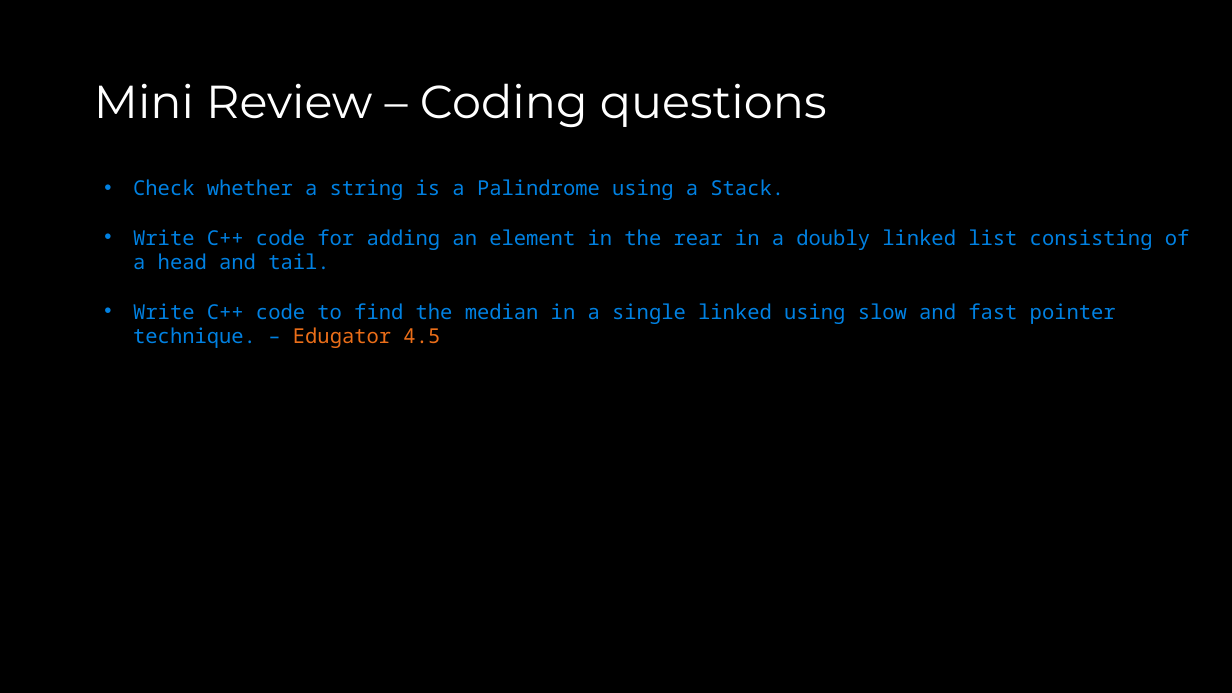
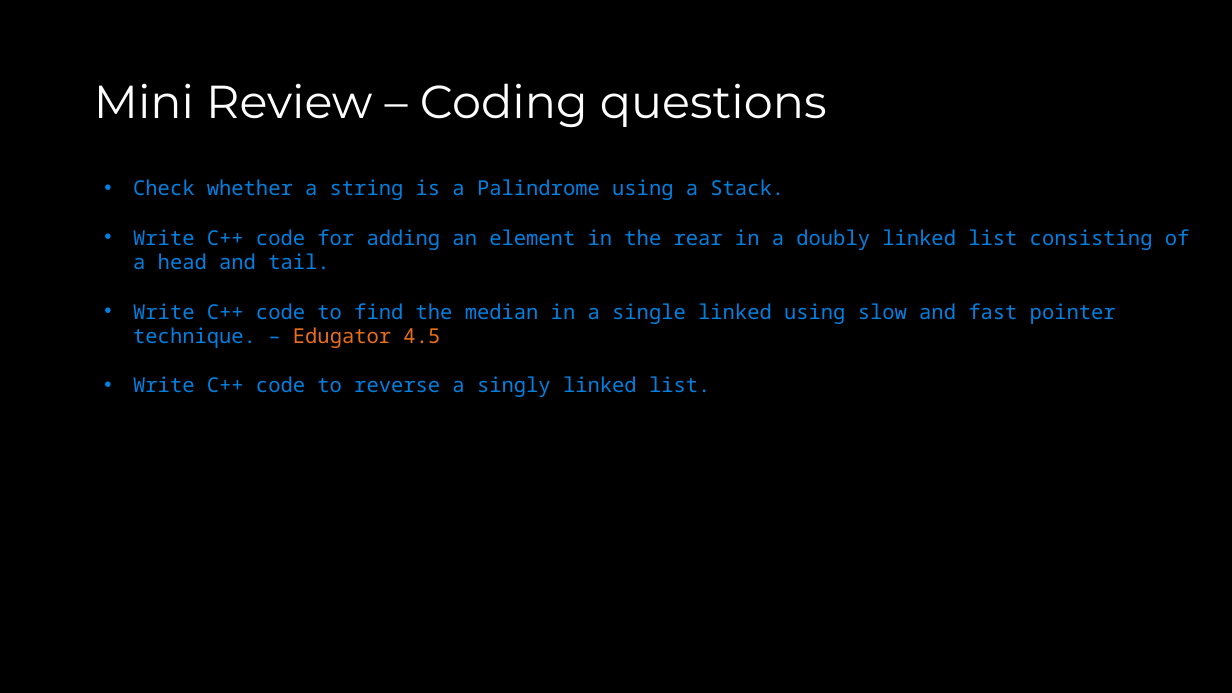
Before and after one commit to COP3530/Instructional-Content, a slide deck: slide 25 of Slides/Slides-PPT/Exam 1 - Review A.pptx (slide 26 before the commit). Drawn at 1232x693 pixels with LibreOffice and Linux fonts; fonts in the diff are those of the drawing. Boxes give left, top, right and bottom in pixels: in the first picture for what was removed or moved away, otherwise in the second. Text is boxed around its words. In the diff, an @@ line names an element or a change of style, - is before the commit and + after.

```diff
--- a/Slides/Slides-PPT/Exam 1 - Review A.pptx
+++ b/Slides/Slides-PPT/Exam 1 - Review A.pptx
@@ text at box(133, 376, 710, 397): paragraph added @@
+• Write C++ code to reverse a singly linked list.
```
Also in this commit, not shown: 2 other slides changed, 1 slide removed, 1 other file.
